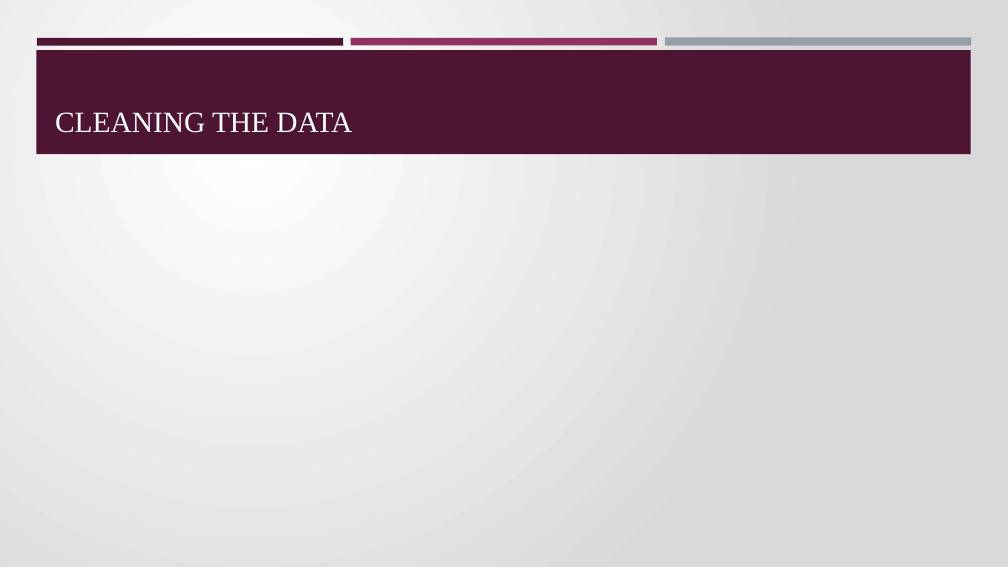
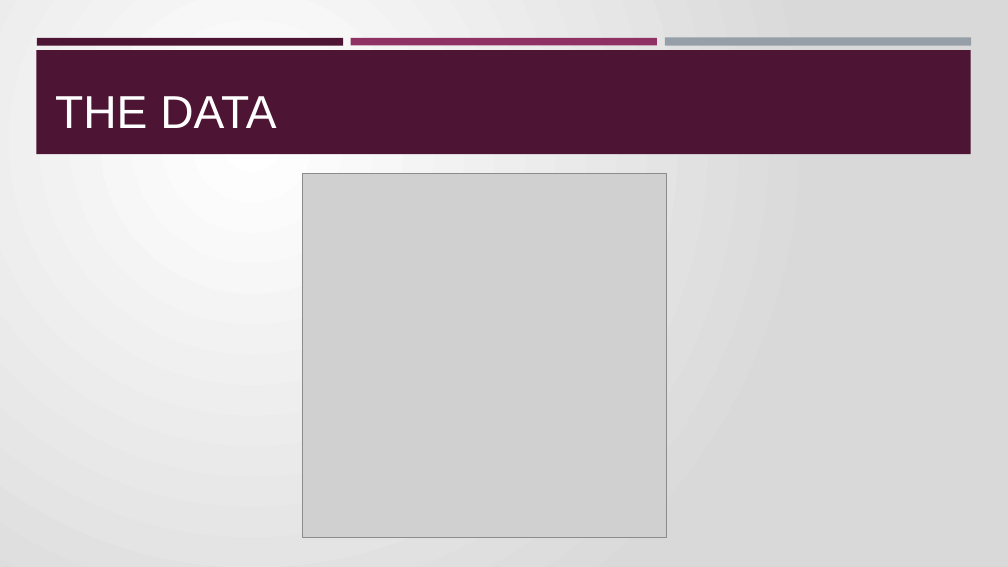
Before and after one commit to candidamg/Brain_Stroke_Prediction, a slide deck: slide 2 of Brain_Stroke_PP.pptx (slide 3 before the commit). Drawn at 1008x567 pixels with LibreOffice and Linux fonts; fonts in the diff are those of the drawing; grey boxes stand for pictures. Boxes give left, top, right and bottom in pixels: in the first picture for what was removed or moved away, otherwise in the second. Text is boxed around its words. In the diff, an @@ line names an element or a change of style, - is before the commit and + after.

Commit message:
pp changes

```diff
--- a/Brain_Stroke_PP.pptx
+++ b/Brain_Stroke_PP.pptx
@@ title at [55, 96, 276, 128]: text changed; size 28 to 44 pt; font Times New Roman to Arial @@
-CLEANING THE DATA
+THE DATA
@@ picture added at [302, 173, 667, 538] @@
```
Also in this commit, not shown: 6 other slides changed, 6 slides added, 2 slides removed.
